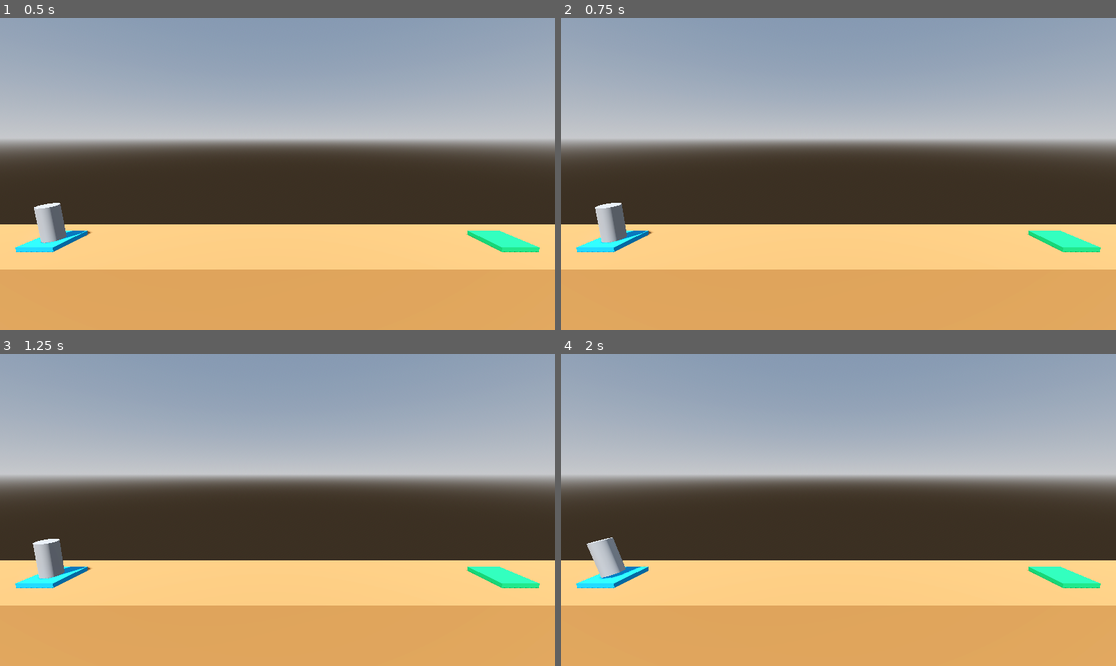
Above: before the commit, frames 1-4 (two rows, left to right).
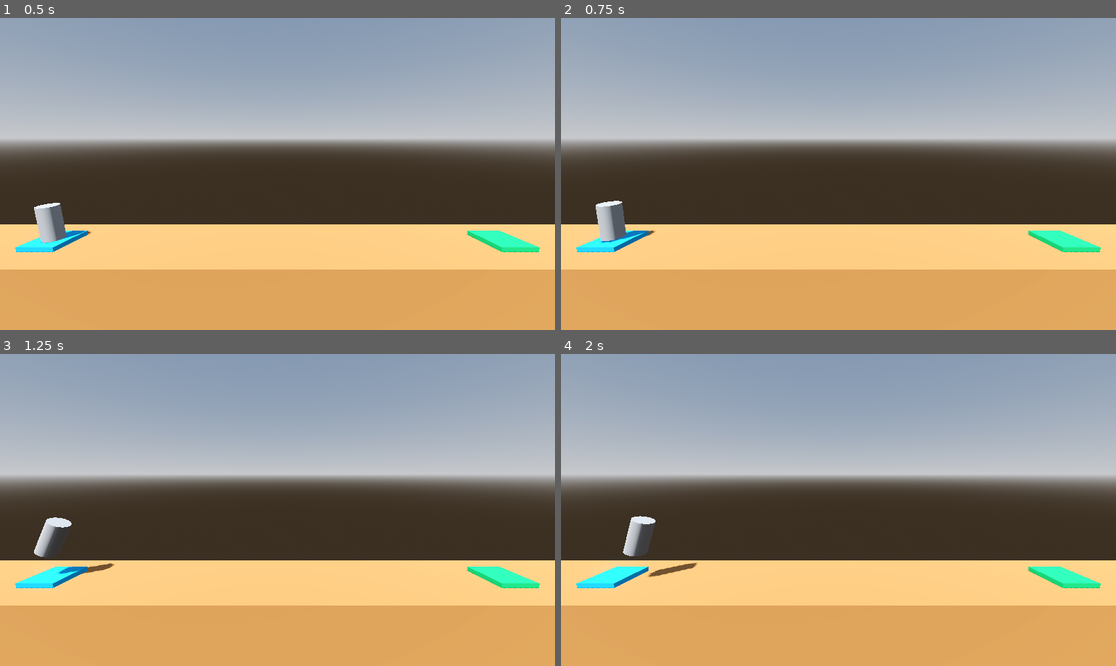
Above: after the commit, the same moments.

Repository: LukasVasi/godot-project-boost
Game: Godot game, scene res://level/level.tscn
Two runs of this game, one before a commit and one after it. Both use one fixed random seed, a clock stepped at 60 frames per second and the inputs below.
Inputs:
- Up to frame 1 (0.5 s): no input
- Up to frame 2 (0.75 s): tap Enter (ui_accept) at 0.5 s; hold Right (ui_right) from 0.53 s (still down); hold W (boost, bound only after the commit) from 0.53 s (still down)
- Up to frame 3 (1.25 s): keep holding Right (ui_right); keep holding W (boost, bound only after the commit); tap Enter (ui_accept) at 0.77, 0.8, 1.07 s
- Up to frame 4 (2 s): release Right (ui_right) at 1.28 s; release W (boost, bound only after the commit) at 1.28 s; hold Left (ui_left) from 1.28 s (still down); tap Enter (ui_accept) at 1.35, 1.52, 1.82 s; tap W (boost, bound only after the commit) at 1.55 s

Frame 1 is identical in both runs. In frame 2, 0.1% of the frame differs, in the area x 6-18%, y 58-73%; in frame 3, 0.9%; in frame 4, 1.3%, in the area x 4-25%, y 51-73%.

Commit message:
Added custom input actions for movement

Diff:
--- a/player.gd
+++ b/player.gd
@@ -2,16 +2,16 @@
 extends RigidBody3D
 
 func _physics_process(delta: float) -> void:
-	if Input.is_action_pressed("ui_accept"):
+	if Input.is_action_pressed("boost"):
 		var local_up: Vector3 = basis.y
 		apply_central_force(local_up * delta * 1000)
 
 	var torque_vector: Vector3 = Vector3.ZERO
 
-	if Input.is_action_pressed("ui_left"):
+	if Input.is_action_pressed("rotate_left"):
 		torque_vector += Vector3.FORWARD
 
-	if Input.is_action_pressed("ui_right"):
+	if Input.is_action_pressed("rotate_right"):
 		torque_vector += Vector3.BACK
 
 	apply_torque(torque_vector * delta * 100)
--- a/project.godot
+++ b/project.godot
@@ -14,3 +14,25 @@
 run/main_scene="res://level/level.tscn"
 config/features=PackedStringArray("4.2", "Forward Plus")
 config/icon="res://icon.svg"
+
+[input]
+
+boost={
+"deadzone": 0.5,
+"events": [Object(InputEventKey,"resource_local_to_scene":false,"resource_name":"","device":-1,"window_id":0,"alt_pressed":false,"shift_pressed":false,"ctrl_pressed":false,"meta_pressed":false,"pressed":false,"keycode":0,"physical_keycode":87,"key_label":0,"unicode":119,"echo":false,"script":null)
+, Object(InputEventKey,"resource_local_to_scene":false,"resource_name":"","device":-1,"window_id":0,"alt_pressed":false,"shift_pressed":false,"ctrl_pressed":false,"meta_pressed":false,"pressed":false,"keycode":0,"physical_keycode":4194320,"key_label":0,"unicode":0,"echo":false,"script":null)
+, Object(InputEventKey,"resource_local_to_scene":false,"resource_name":"","device":-1,"window_id":0,"alt_pressed":false,"shift_pressed":false,"ctrl_pressed":false,"meta_pressed":false,"pressed":false,"keycode":0,"physical_keycode":32,"key_label":0,"unicode":32,"echo":false,"script":null)
+]
+}
+rotate_left={
+"deadzone": 0.5,
+"events": [Object(InputEventKey,"resource_local_to_scene":false,"resource_name":"","device":-1,"window_id":0,"alt_pressed":false,"shift_pressed":false,"ctrl_pressed":false,"meta_pressed":false,"pressed":false,"keycode":0,"physical_keycode":65,"key_label":0,"unicode":97,"echo":false,"script":null)
+, Object(InputEventKey,"resource_local_to_scene":false,"resource_name":"","device":-1,"window_id":0,"alt_pressed":false,"shift_pressed":false,"ctrl_pressed":false,"meta_pressed":false,"pressed":false,"keycode":0,"physical_keycode":4194319,"key_label":0,"unicode":0,"echo":false,"script":null)
+]
+}
+rotate_right={
+"deadzone": 0.5,
+"events": [Object(InputEventKey,"resource_local_to_scene":false,"resource_name":"","device":-1,"window_id":0,"alt_pressed":false,"shift_pressed":false,"ctrl_pressed":false,"meta_pressed":false,"pressed":false,"keycode":0,"physical_keycode":68,"key_label":0,"unicode":100,"echo":false,"script":null)
+, Object(InputEventKey,"resource_local_to_scene":false,"resource_name":"","device":-1,"window_id":0,"alt_pressed":false,"shift_pressed":false,"ctrl_pressed":false,"meta_pressed":false,"pressed":false,"keycode":0,"physical_keycode":4194321,"key_label":0,"unicode":0,"echo":false,"script":null)
+]
+}
